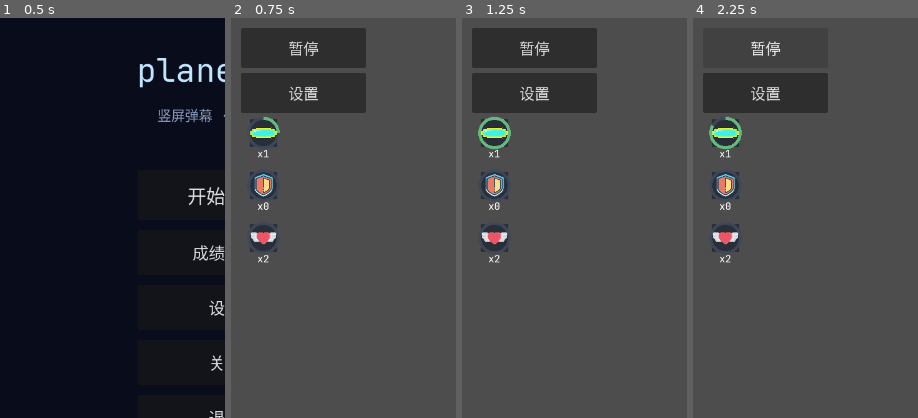
Above: before the commit, frames 1-4 (left to right).
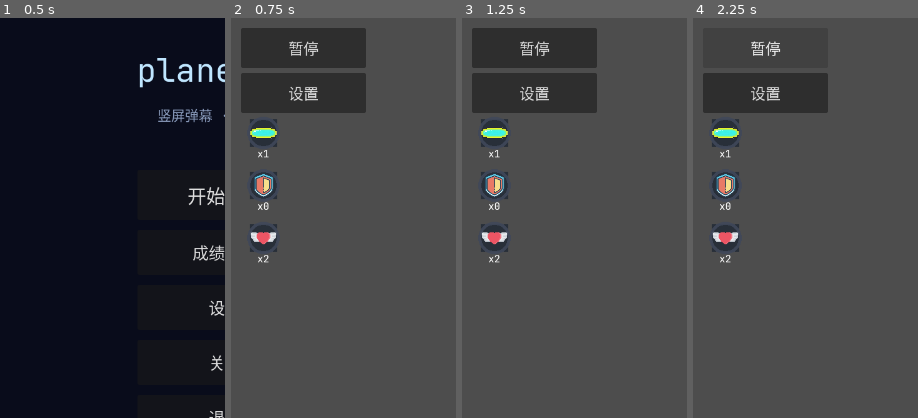
Above: after the commit, the same moments.

Repository: qingzhixing/plane-war
Game: Godot game, scene res://scenes/MainMenu.tscn
Two runs of this game, one before a commit and one after it. Both use one fixed random seed, a clock stepped at 60 frames per second and the inputs below. Sound files missing from this copy of the repository are replaced by a short silence.
Inputs:
- Up to frame 1 (0.5 s): no input
- Up to frame 2 (0.75 s): click "开始游戏" at 0.5 s
- Up to frame 3 (1.25 s): no input
- Up to frame 4 (2.25 s): click "暂停" at 1.25 s; click "继续" at 2 s
The pictures show only the part of the screen within x 0-50%, y 0-50%; the shares and areas given below are measured in that part.

Frame 1 is identical in both runs. In frame 2, less than 0.1% of the frame differs, in the area x 14-22%, y 24-29%; in frame 3, 0.4%, in the area x 7-22%, y 24-33%; in frame 4, 0.3%.

Commit message:
♻️ REFACTOR: Player 使用 MainWeapon 管理主炮发射
Made-with: Cursor

Diff:
--- a/scripts/player.gd
+++ b/scripts/player.gd
@@ -1,4 +1,6 @@
 extends CharacterBody2D
+
+const MainWeapon := preload("res://scripts/player/main_weapon.gd")
 
 @export var move_speed: float = 600.0
 @export var keyboard_speed_multiplier: float = 1.5
@@ -60,6 +62,7 @@
 ## 相对 75/s 每溢出 1% → 主炮 +0.02 伤害（进乘区前）
 const _ROF_OVERFLOW_DAMAGE_PER_PCT: float = 0.02
 var _rof_overflow_damage: float = 0.0
+var _main_weapon: MainWeapon
 
 func _ready() -> void:
 	Input.set_mouse_mode(Input.MOUSE_MODE_VISIBLE)
@@ -85,6 +88,28 @@
 	if has_weapon_unlocked("boomerang") and _boomerang_airborne == 0:
 		call_deferred("_spawn_boomerang_volley")
 	_recompute_rof_overflow_damage()
+
+	_main_weapon = MainWeapon.new(
+		self,
+		bullet_scene_basic,
+		_max_bullet_count,
+		func() -> float:
+			return _effective_shot_interval(),
+		func() -> Dictionary:
+			return {
+				"bullet_count": _bullet_count,
+				"spread_rad_per_bullet": _spread_rad_per_bullet,
+				"damage": float(bullet_damage),
+				"speed": bullet_speed,
+				"bullet_speed_mult": _combo_bullet_speed_mult,
+				"damage_multiplier": _damage_multiplier,
+				"combo_damage_bonus": float(_combo_damage_bonus),
+				"rof_overflow_damage": _rof_overflow_damage,
+				"boss_damage_multiplier": _boss_damage_multiplier,
+			},
+		func() -> void:
+			_play_shoot_sfx()
+	)
 
 func _unhandled_input(event: InputEvent) -> void:
 	if event is InputEventScreenTouch:
@@ -169,6 +194,11 @@
 
 
 func _update_shooting(delta: float) -> void:
+	if _main_weapon != null:
+		_main_weapon.process(delta)
+		return
+
+	# 兜底：旧逻辑（理论上不会走到）
 	var effective_interval := _effective_shot_interval()
 	if _fire_timer > effective_interval:
 		_fire_timer = effective_interval
